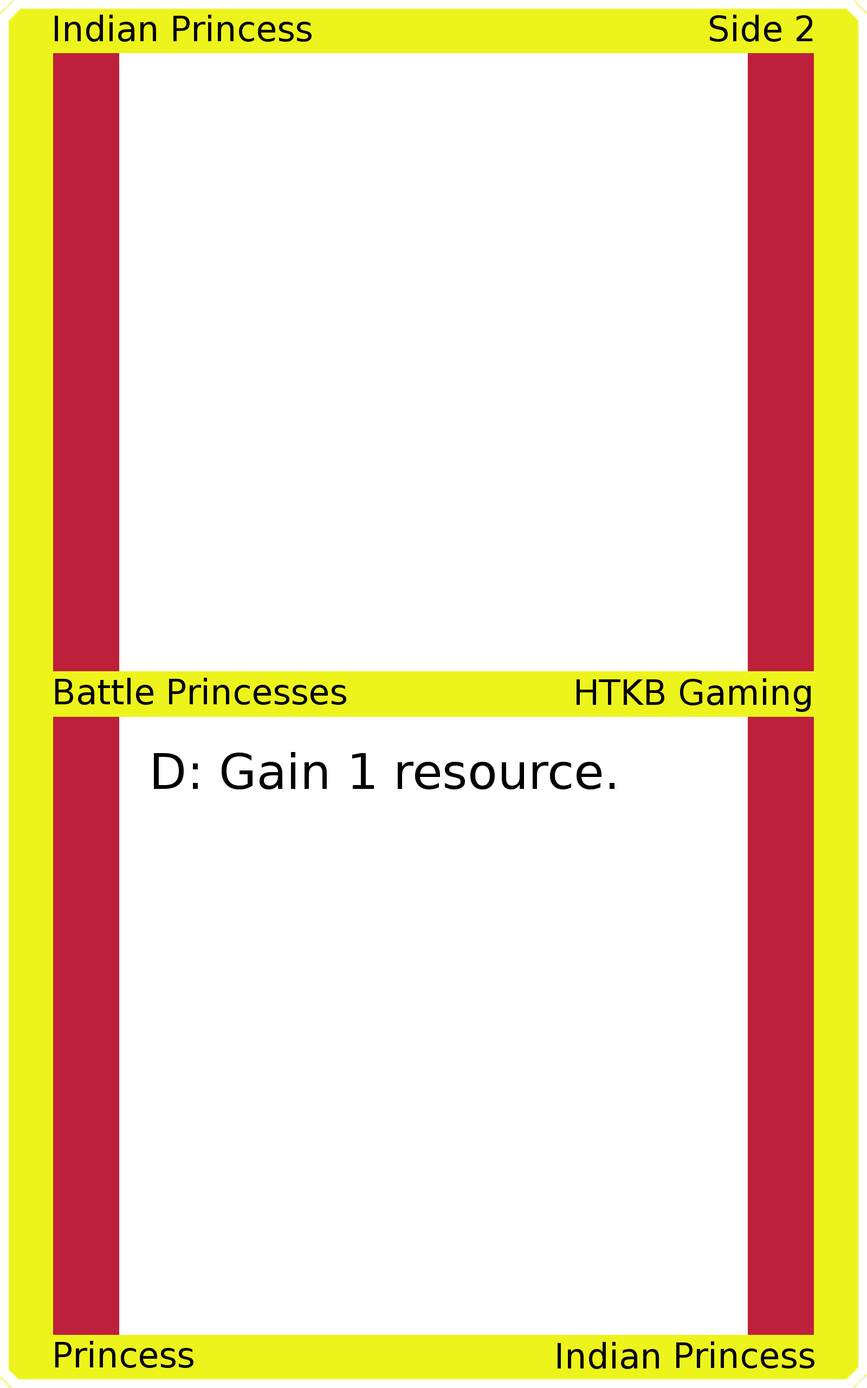
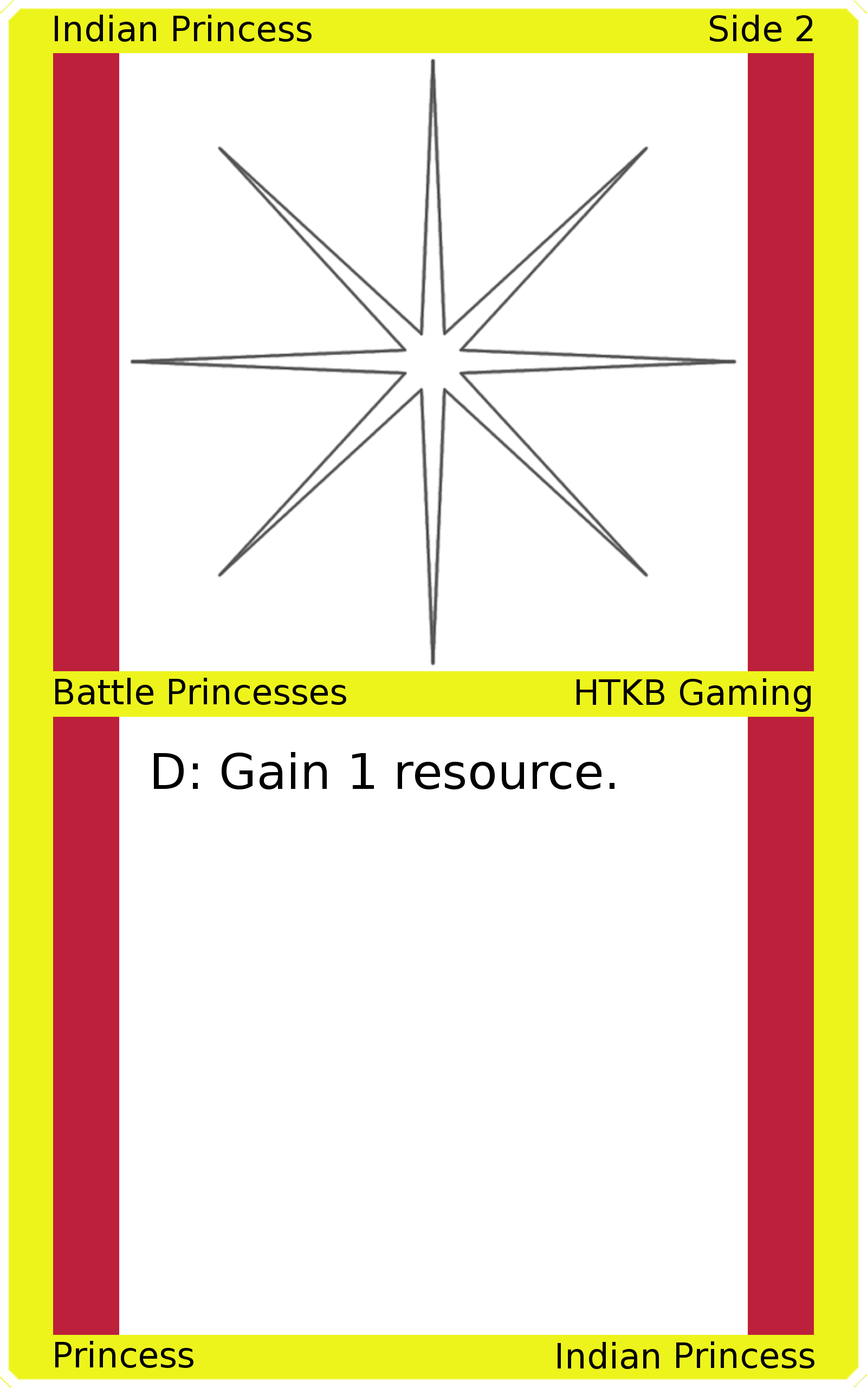
Comparing the layer stacks of the two (867, 1388) images. Changes:
added layer "Art" above "Top Background" over [129, 57, 738, 666]
